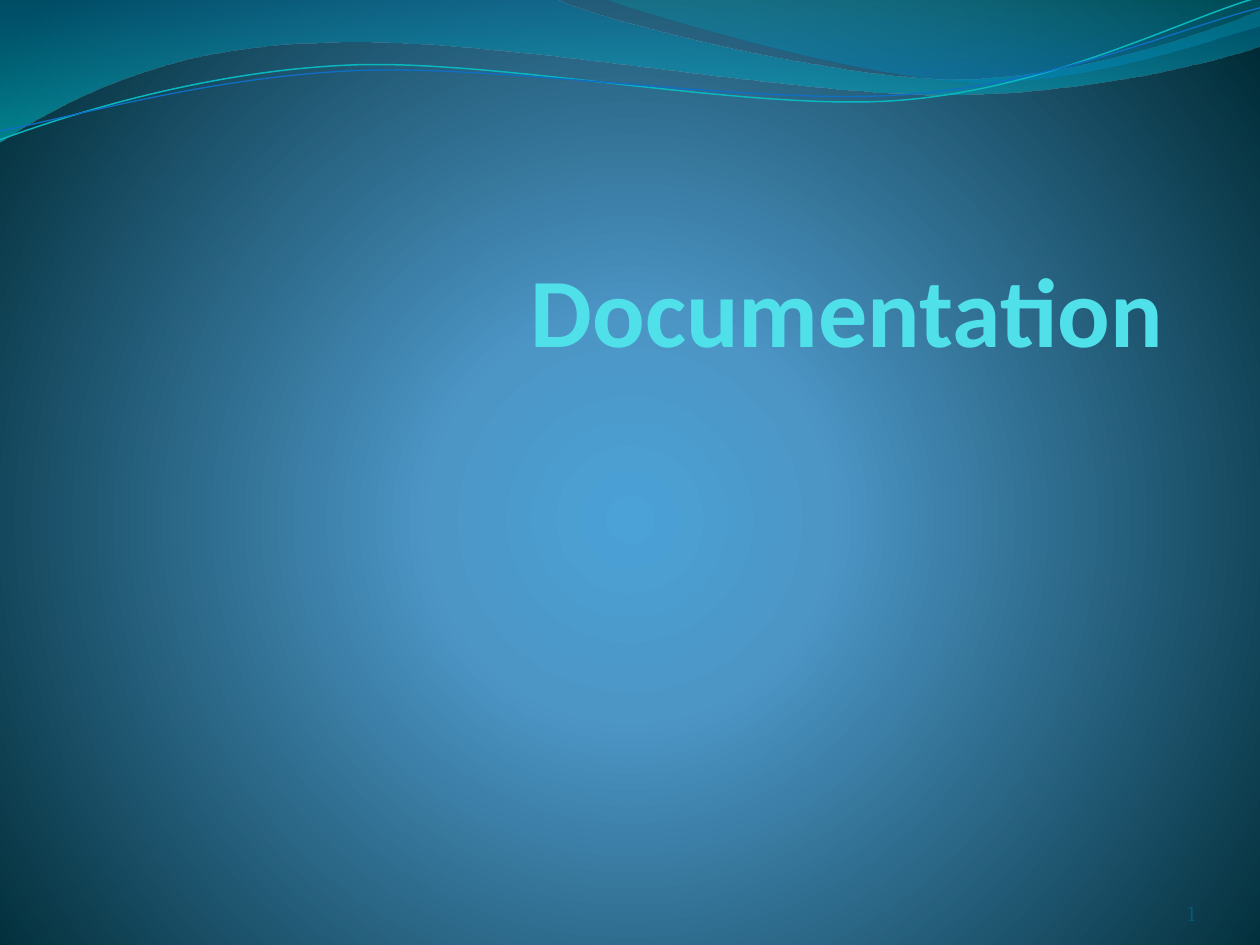
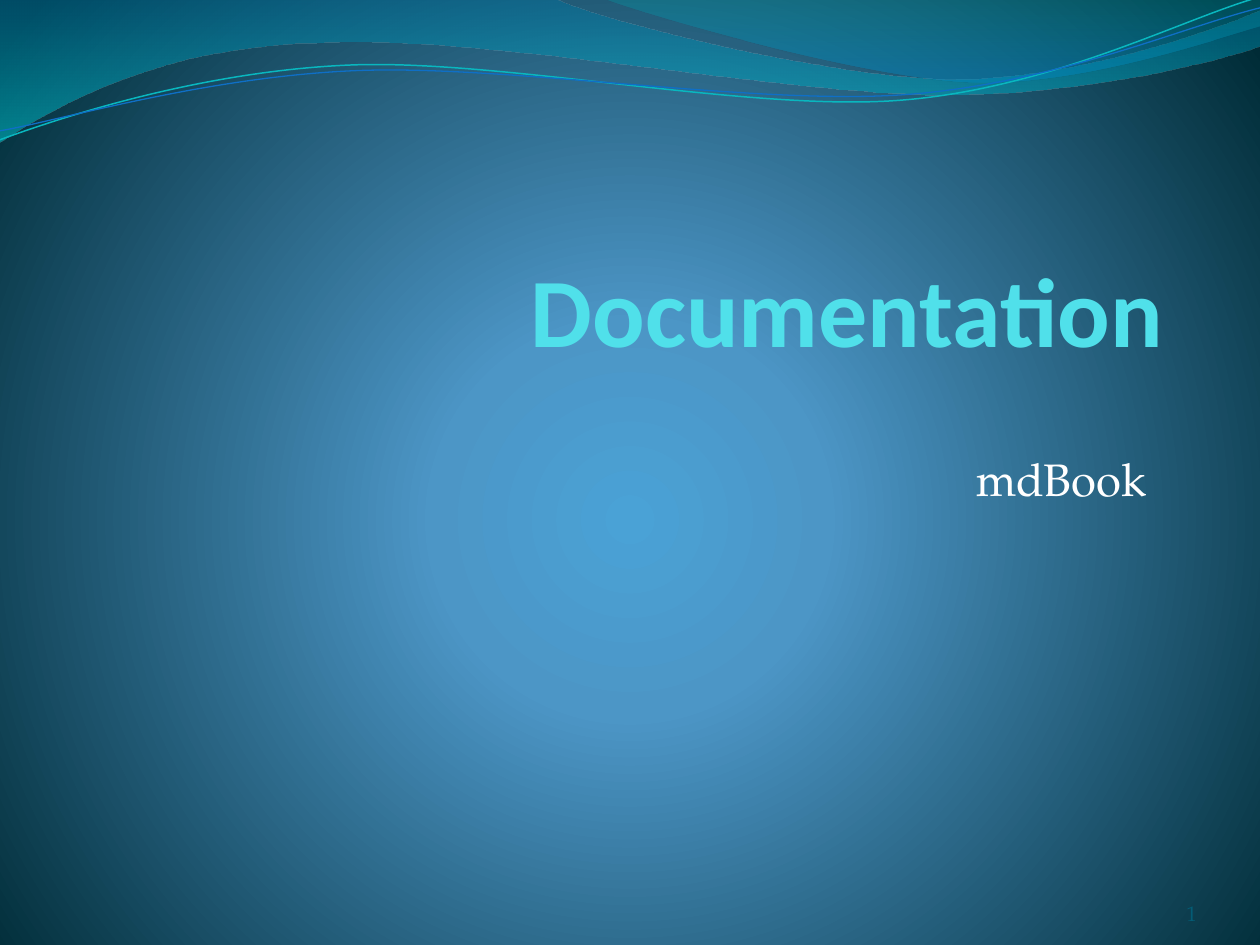
Before and after one commit to adiwg/mdWorkshop, a slide deck: slide 1 of S1.4_mdBook.pptx. Drawn at 1260x945 pixels with LibreOffice and Linux fonts; fonts in the diff are those of the drawing. Boxes give left, top, right and bottom in pixels: in the first picture for what was removed or moved away, otherwise in the second. Text is boxed around its words. In the diff, an @@ line names an element or a change of style, - is before the commit and + after.

Commit message:
combined sections into segments

```diff
--- a/S1.4_mdBook.pptx
+++ b/S1.4_mdBook.pptx
@@ subtitle added at <box>976,463,1147,497</box>, 26 pt, text #FFFFFF @@
+mdBook
```
